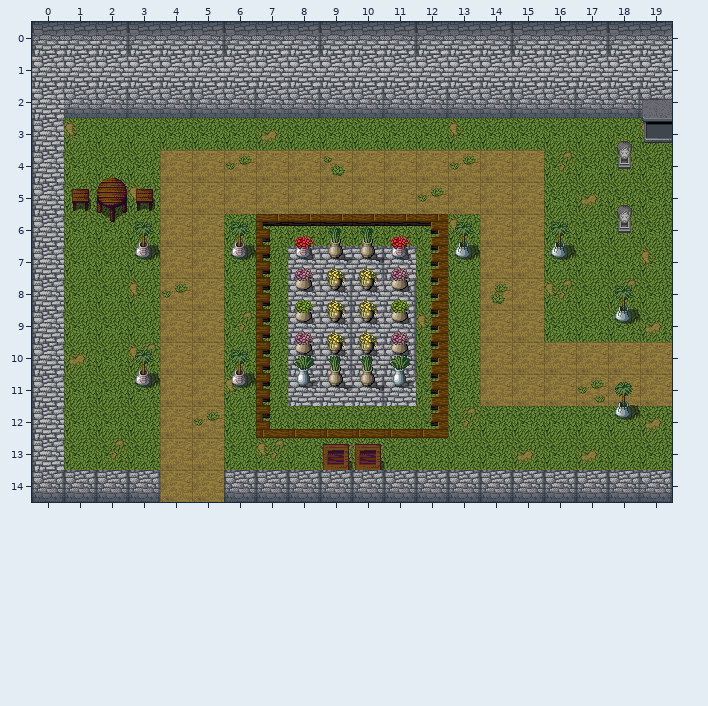
Tiled map: CastleEscape/Content/maps/CourtYard1.tmx. The picture above was drawn from the file before the commit.
Cells are 32x32 px. Shown: x 0..19, y 0..14.
Now the later version:
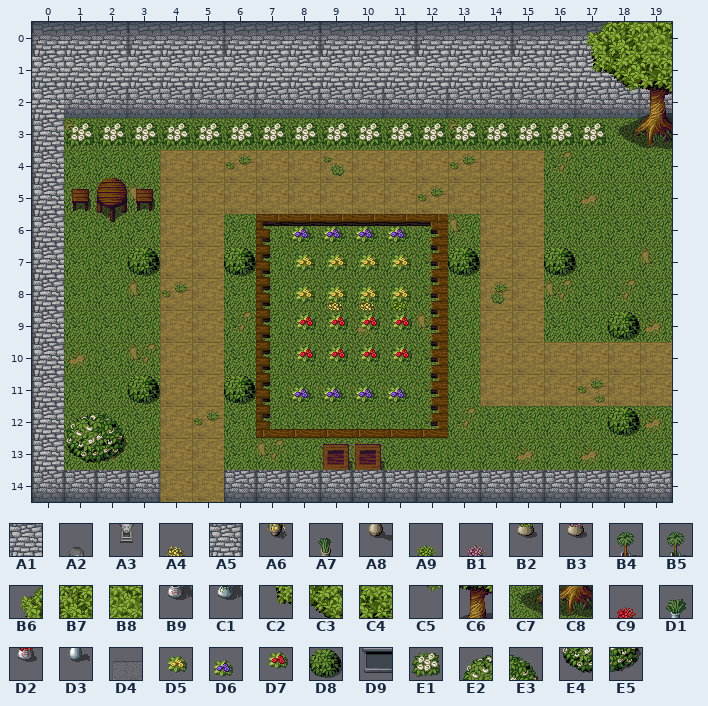
Key: from "tileset": A1 483, A2 487, A3 559, A4 744, A5 802, A6 816, A7 890, A8 962, A9 1035, B1 1037, B2 1107, B3 1109, B4 1124, B5 1126, B6 1144, B7 1145, B8 1146, B9 1196, C1 1198, C2 1216, C3 1217, C4 1218, C5 1289, C6 1290, C7 1361, C8 1362, C9 1409, D1 1413, D2 1481, D3 1485, D4 1646, D5 1648, D6 1649, D7 1650, D8 1654, D9 1718, E1 1720, E2 1721, E3 1722, E4 1793, E5 1794.
__ is an empty cell.
See-through tiles are keyed as they look on the map.
Edits made:
{"where": "layer \"base #2\""}
{"y":2,"x":19,"old":"D4","new":"__"}
{"y":3,"x":19,"old":"D9","new":"__"}
{"y":4,"x":18,"old":"A3","new":"__"}
{"y":6,"x":18,"old":"A3","new":"__"}
{"y":7,"x":3,"old":"__","new":"D8"}
{"y":7,"x":6,"old":"__","new":"D8"}
{"y":7,"x":8,"old":"A1 A1 A5 A1","new":"__ __ __ __"}
{"y":7,"x":13,"old":"__","new":"D8"}
{"y":7,"x":16,"old":"__","new":"D8"}
{"y":8,"x":8,"old":"A1 A5 A1 A5","new":"__ __ __ __"}
{"y":9,"x":8,"old":"A1 A5 A1 A5","new":"__ __ __ __"}
{"y":9,"x":18,"old":"__","new":"D8"}
{"y":10,"x":8,"old":"A1 A5 A1 A5","new":"__ __ __ __"}
{"y":11,"x":3,"old":"__","new":"D8"}
{"y":11,"x":6,"old":"__","new":"D8"}
{"y":11,"x":8,"old":"A1 A1 A5 A1","new":"__ __ __ __"}
{"y":12,"x":18,"old":"__","new":"D8"}
{"where": "layer \"top\""}
{"y":3,"x":18,"old":"A2","new":"__"}
{"y":5,"x":18,"old":"A2","new":"__"}
{"y":6,"x":8,"old":"C9 A7 A7 C9","new":"D6 D6 D6 D6"}
{"y":6,"x":13,"old":"B5","new":"__"}
{"y":6,"x":16,"old":"B5","new":"__"}
{"y":7,"x":8,"old":"D2 A8 A8 D2","new":"__ __ __ __"}
{"y":7,"x":13,"old":"C1","new":"__"}
{"y":7,"x":16,"old":"C1","new":"__"}
{"y":8,"x":8,"old":"A9","new":"__"}
{"y":8,"x":18,"old":"B5","new":"__"}
{"y":9,"x":8,"old":"B2 A6 A6 B2","new":"__ __ __ __"}
{"y":9,"x":18,"old":"C1","new":"__"}
{"y":10,"x":8,"old":"D1 A7 A7 D1","new":"__ __ __ __"}
{"y":11,"x":8,"old":"D3 A8 A8 D3","new":"__ __ __ __"}
{"y":11,"x":18,"old":"B5","new":"__"}
{"y":12,"x":18,"old":"C1","new":"__"}
{"where": "layer \"top #2\""}
{"y":6,"x":3,"old":"B4","new":"__"}
{"y":6,"x":6,"old":"B4","new":"__"}
{"y":7,"x":3,"old":"B9","new":"__"}
{"y":7,"x":6,"old":"B9","new":"__"}
{"y":7,"x":8,"old":"B1 A4 A4 B1","new":"D5 D5 D5 D5"}
{"y":8,"x":8,"old":"B3 A6 A6 B3","new":"D5 D5 D5 D5"}
{"y":9,"x":8,"old":"B1 A4 A4 B1","new":"D7 D7 D7 D7"}
{"y":10,"x":3,"old":"B4","new":"__"}
{"y":10,"x":6,"old":"B4","new":"__"}
{"y":10,"x":8,"old":"B3 A6 A6 B3","new":"D7 D7 D7 D7"}
{"y":11,"x":3,"old":"B9","new":"__"}
{"y":11,"x":6,"old":"B9","new":"__"}
{"y":11,"x":8,"old":"__ __ __ __","new":"D6 D6 D6 D6"}
{"y":12,"x":1,"old":"__ __","new":"E2 E3"}
{"y":13,"x":1,"old":"__ __","new":"E4 E5"}
{"where": "layer \"base #3\""}
{"y":0,"x":17,"old":"__ __ __","new":"B6 B7 B8"}
{"y":1,"x":17,"old":"__ __ __","new":"C2 C3 C4"}
{"y":2,"x":18,"old":"__ __","new":"C5 C6"}
{"y":3,"x":1,"old":"__ __ __ __ __ __ __ __ __ __ __ __ __ __ __ __ __ __ __","new":"E1 E1 E1 E1 E1 E1 E1 E1 E1 E1 E1 E1 E1 E1 E1 E1 E1 C7 C8"}
{"label":"changed","picture_box":[66,22,672,463]}
